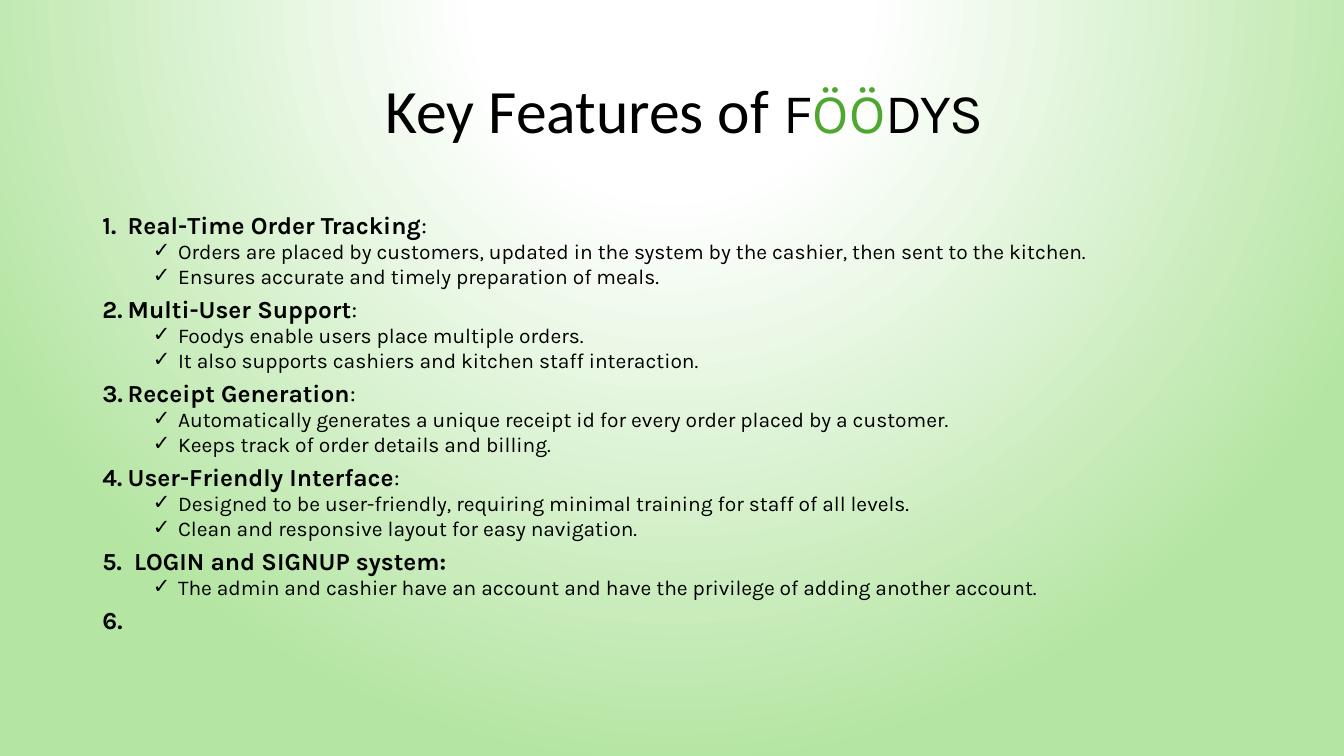
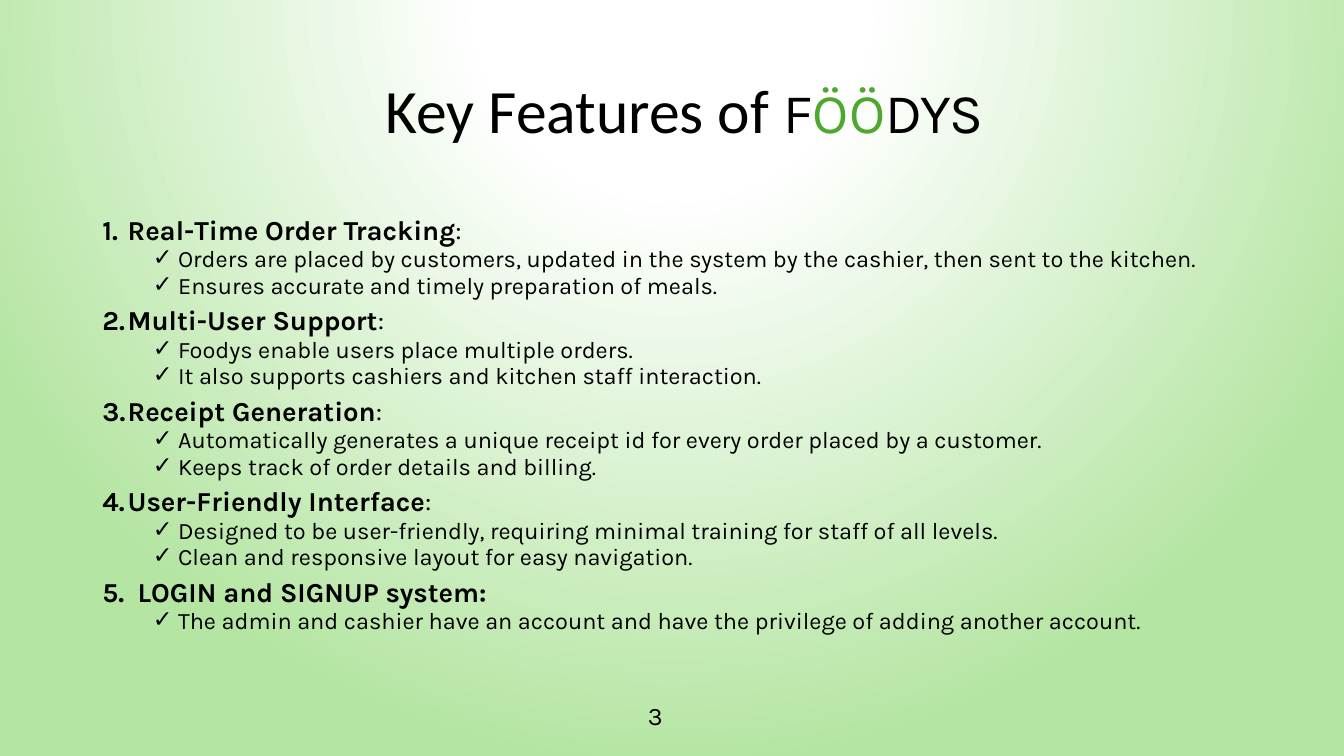
Before and after one commit to lome-ezehi/foodys, a slide deck: slide 3 of Foodys.pptx. Drawn at 1344x756 pixels with LibreOffice and Linux fonts; fonts in the diff are those of the drawing. Boxes give left, top, right and bottom in pixels: in the first picture for what was removed or moved away, otherwise in the second. Text is boxed around its words. In the diff, an @@ line names an element or a change of style, - is before the commit and + after.

```diff
--- a/Foodys.pptx
+++ b/Foodys.pptx
@@ text "Real-Time Order Tracking:" at bbox=[102, 220, 1196, 635]: size 17.5 to 19.6 pt in "Real-Time Order Tracking:", "Multi-User Support:", "Receipt Generation:", "User-Friendly Interface:" and 1 more places; size 15 to 16.8 pt in "Orders are placed by customers, updated in ...", "Ensures accurate and timely preparation of meals.", "Foodys enable users place multiple orders.", "It also supports cashiers and kitchen staff ..." and 5 more places @@
@@ text at bbox=[102, 613, 122, 630]: paragraph removed @@
-6.
@@ text added at bbox=[648, 709, 663, 726], 18 pt, text #000000 @@
+3
```
Also in this commit, not shown: 6 other slides changed, 5 other files.
